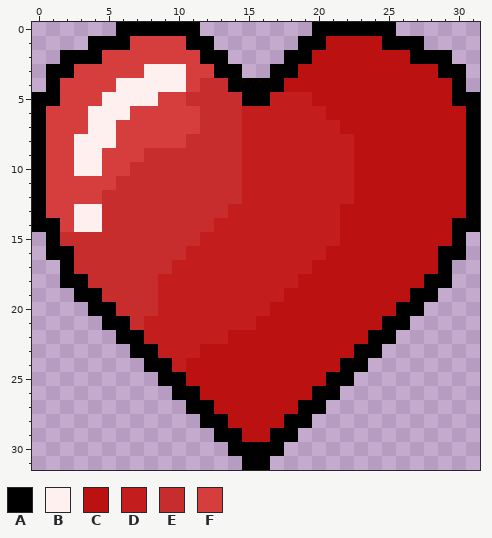
Pixel-art file: src/media/photos/sprites/heart.aseprite. Above, as it was before the edit.
32x32 pixels, 1 frame. Colours within 5 levels of each other are drawn and written as one.
Visible layers, top first: "Layer 3", "Layer 1", "Layer 2".
Palette (. is transparent): A #000000  B #fff0f0  C #bb1111  D #c41d1d  E #c82d2d  F #d63d3d
Pixels before, first column x 0:
 0 ......AAAAAA........AAAAAA......
 1 ....AAAFFFFAA......AACCCCAAA....
 2 ..AAAFFFFFFFAA....AACCCCCCCAAA..
 3 .AAFFFFFBBBFFAA..AACCCCCCCCCCAA.
 4 .AFFFFBBBBBFEEAAAACCCCCCCCCCCCA.
 5 AAFFFBBBBFFEEEEAADDDCCCCCCCCCCAA
 6 AFFFBBBFFFFFEEEDDDDDDCCCCCCCCCCA
 7 AFFFBBFFFFFFEEEDDDDDDDCCCCCCCCCA
 8 AFFBBBFFFFFEEEEDDDDDDDDCCCCCCCCA
 9 AFFBBFFFEEEEEEEDDDDDDDDCCCCCCCCA
10 AFFBBFFEEEEEEEEDDDDDDDDCCCCCCCCA
11 AFFFFFEEEEEEEEEDDDDDDDDCCCCCCCCA
12 AFFFFEEEEEEEEEEDDDDDDDDCCCCCCCCA
13 AFFBBEEEEEEEEEDDDDDDDDCCCCCCCCCA
14 AAFBBEEEEEEEEDDDDDDDDDCCCCCCCCAA
15 .AEEEEEEEEEEDDDDDDDDDDCCCCCCCCA.
16 .AAEEEEEEEEDDDDDDDDDDCCCCCCCCAA.
17 ..AEEEEEEEDDDDDDDDDDCCCCCCCCCA..
18 ..AAEEEEEDDDDDDDDDDCCCCCCCCCAA..
19 ...AAEEEEDDDDDDDDDCCCCCCCCCAA...
20 ....AAEEEDDDDDDDDCCCCCCCCCAA....
21 .....AAEDDDDDDDDCCCCCCCCCAA.....
22 ......AADDDDDDCCCCCCCCCCAA......
23 .......AADDDCCCCCCCCCCCAA.......
24 ........AADCCCCCCCCCCCAA........
25 .........AACCCCCCCCCCAA.........
26 ..........AACCCCCCCCAA..........
27 ...........AACCCCCCAA...........
28 ............AACCCCAA............
29 .............AACCAA.............
30 ..............AAAA..............
31 ...............AA...............
Once edited:
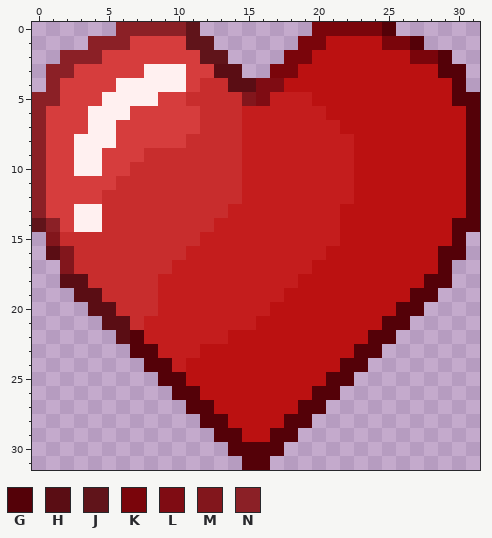
Colours new in this view: G #540108  H #5a0d14  J #60141a  K #7a050b  L #7f0c13  M #82161c  N #8b2026
Changes in this commit:
layer "sprite" added
layer "Layer 2" removed
layer "Layer 1" removed
Layer "sprite":
Colour G replaces colour A in row 0 at x 25; in row 1 at x 27; in row 2 at x 29; in row 3 at x 29 to 30; in row 4 at x 30; in row 5 at x 30 to 31.
Colour G replaces colour A in rows 6 to 13 at x 31; in row 14 at x 30 to 31; in row 15 at x 30; in row 16 at x 29 to 30; in row 17 at x 29; in row 18 at x 28 to 29.
Colour G replaces colour A in row 19 at x 27 to 28; in row 20 at x 26 to 27; in row 21 at x 25 to 26; in row 22 at x 7 and 24 to 25; in row 23 at x 7 to 8 and 23 to 24; in row 24 at x 8 to 9 and 22 to 23.
Colour G replaces colour A in row 25 at x 9 to 10 and 21 to 22; in row 26 at x 10 to 11 and 20 to 21; in row 27 at x 11 to 12 and 19 to 20; in row 28 at x 12 to 13 and 18 to 19; in row 29 at x 13 to 14 and 17 to 18; in row 30 at x 14 to 17.
Colour G replaces colour A in row 31 at x 15 to 16.
Colour H replaces colour A in row 3 at x 13 to 14; in row 4 at x 14 to 15; in row 16 at x 1; in row 18 at x 2 to 3; in row 19 at x 3 to 4; in row 20 at x 4 to 5.
Colour H replaces colour A in row 21 at x 5 to 6; in row 22 at x 6.
Colour J replaces colour A in row 0 at x 11; in row 1 at x 11 to 12; in row 2 at x 12 to 13; in row 14 at x 0.
Colour K replaces colour A in row 0 at x 20 to 24; in row 1 at x 19 to 20 and 25 to 26; in row 2 at x 18 to 19 and 27 to 28; in row 3 at x 17 to 18.
Colour L replaces colour A in row 4 at x 16 to 17; in row 5 at x 16.
Colour M replaces colour A in row 5 at x 15; in row 15 at x 1; in rows 16 to 17 at x 2.
Colour N replaces colour A in row 0 at x 6 to 10; in row 1 at x 4 to 6; in row 2 at x 2 to 4; in row 3 at x 1 to 2; in row 4 at x 1; in row 5 at x 0 to 1.
Colour N replaces colour A in rows 6 to 13 at x 0; in row 14 at x 1.
Changed places in both pictures, as pixel boxes (x1, y1, x2, y2):
changed: (32, 22, 480, 470)
